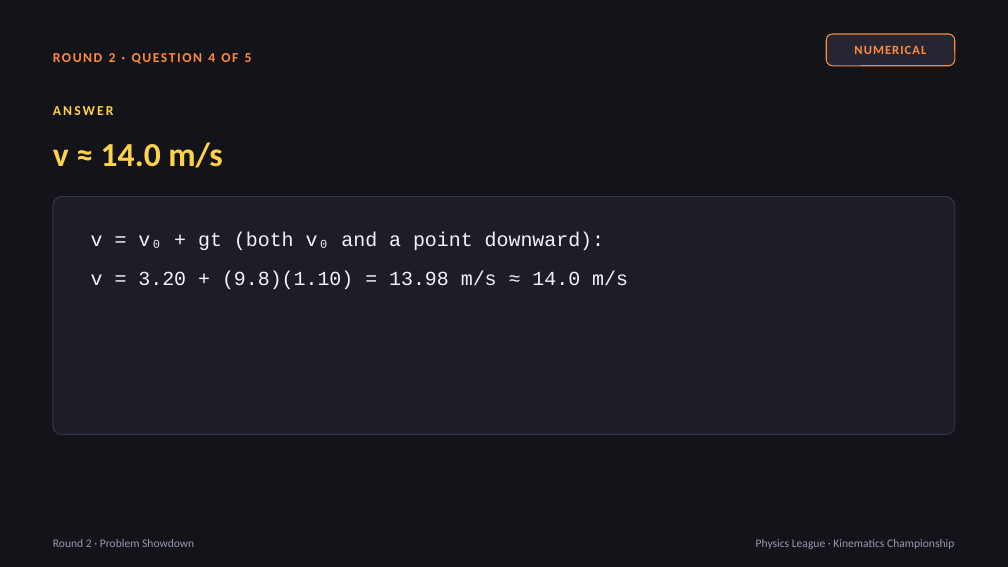
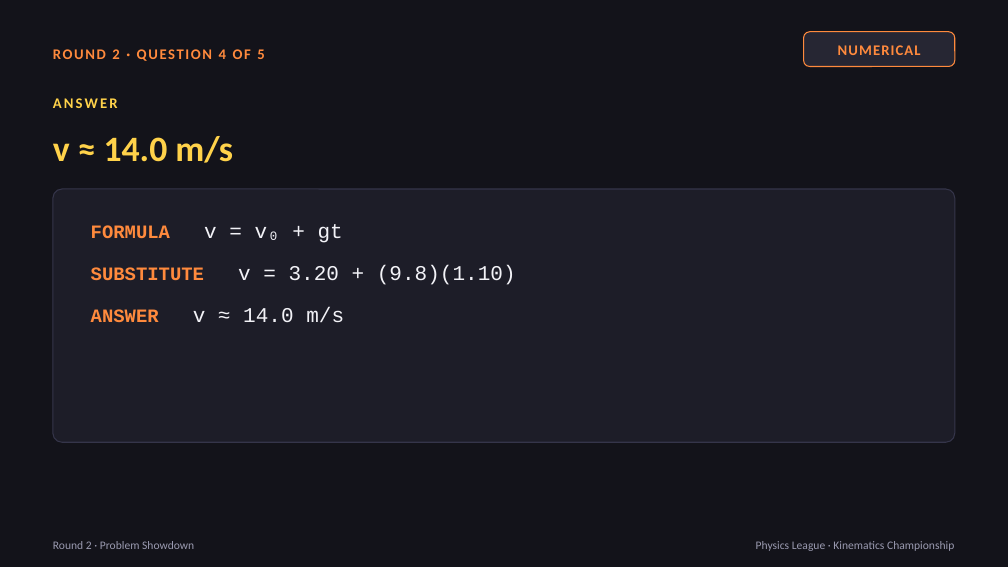
Before and after one commit to lestojas/physics, a slide deck: slide 34 of Physics-League-Kinematics-Championship.pptx (slide 33 before the commit). Drawn at 1008x567 pixels with LibreOffice and Linux fonts; fonts in the diff are those of the drawing. Boxes give left, top, right and bottom in pixels: in the first picture for what was removed or moved away, otherwise in the second. Text is boxed around its words. In the diff, an @@ line names an element or a change of style, - is before the commit and + after.

```diff
--- a/Physics-League-Kinematics-Championship.pptx
+++ b/Physics-League-Kinematics-Championship.pptx
@@ text "ROUND 2 · QUESTION 4 ..." at [112, 49, 264, 59]: size 13 to 14 pt @@
@@ text "NUMERICAL": place and size @@
-text "NUMERICAL" at [854, 45, 926, 54]
+text "NUMERICAL" at [838, 45, 921, 55]
@@ text "NUMERICAL" at [838, 45, 921, 55]: size 12 to 14 pt @@
@@ rounded rectangle at [804, 32, 955, 67]: proportions changed @@
@@ rounded rectangle: place and size @@
-rounded rectangle at [827, 34, 955, 66]
+rounded rectangle at [804, 32, 955, 67]
@@ text "ANSWER" at [53, 98, 118, 108]: size 13 to 14 pt @@
@@ text "ANSWER": place and size @@
-text "ANSWER" at [53, 106, 114, 115]
+text "ANSWER" at [53, 98, 118, 108]
@@ text "v ≈ 14.0 m/s" at [53, 136, 233, 163]: size 32 to 34 pt @@
@@ rounded rectangle: place and size @@
-rounded rectangle at [53, 197, 955, 435]
+rounded rectangle at [53, 189, 955, 442]
@@ rounded rectangle at [53, 189, 955, 442]: proportions changed @@
@@ text at [91, 224, 516, 323]: text changed; size 19 to 20 pt @@
-v = v₀ + gt (both v₀ and a point downward):
-v = 3.20 + (9.8)(1.10) = 13.98 m/s ≈ 14.0 m/s
+FORMULA v = v₀ + gt
+SUBSTITUTE v = 3.20 + (9.8)(1.10)
+ANSWER v ≈ 14.0 m/s
```
Also in this commit, not shown: 44 other slides changed, 5 slides added, 3 slides removed.
